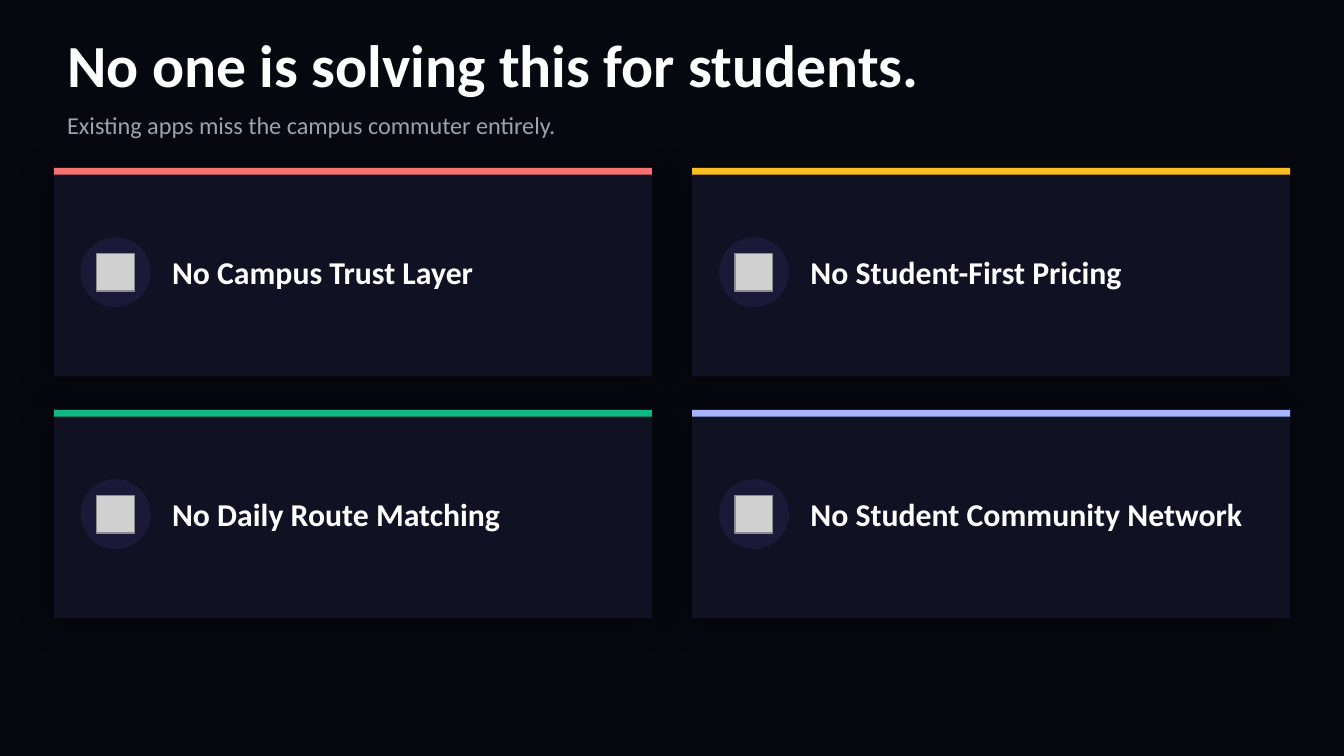
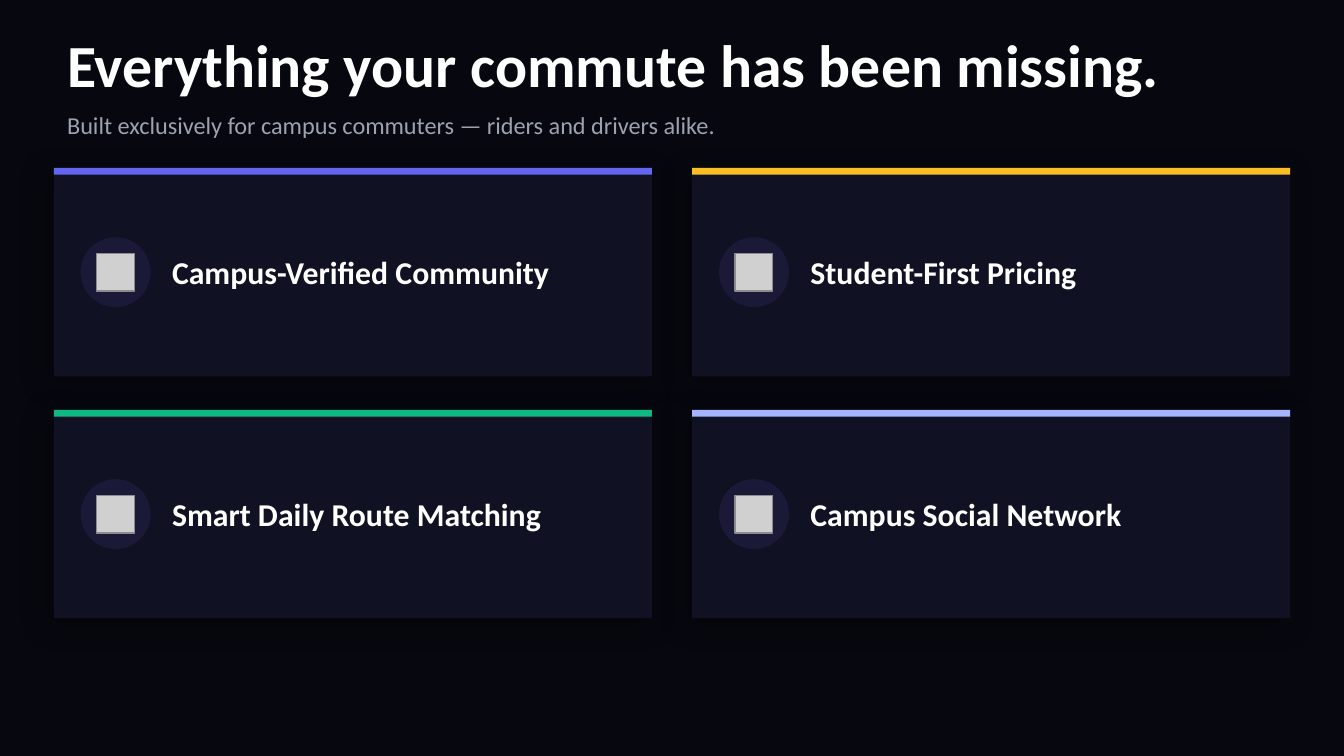
Before and after one commit to iOS-DC/Odyssey-labs-iOS-App, a slide deck: slide 6 of UniRide_Pitch.pptx (slide 5 before the commit). Drawn at 1344x756 pixels with LibreOffice and Linux fonts; fonts in the diff are those of the drawing; grey boxes stand for pictures. Boxes give left, top, right and bottom in pixels: in the first picture for what was removed or moved away, otherwise in the second. Text is boxed around its words. In the diff, an @@ line names an element or a change of style, - is before the commit and + after.

```diff
--- a/UniRide_Pitch.pptx
+++ b/UniRide_Pitch.pptx
@@ text at bbox=[67, 45, 1159, 97]: text changed @@
-No one is solving this for students.
+Everything your commute has been missing.
@@ text at bbox=[67, 117, 715, 138]: text changed @@
-Existing apps miss the campus commuter entirely.
+Built exclusively for campus commuters — riders and drivers alike.
@@ rectangle at bbox=[54, 168, 652, 175]: fill #F87171 to #6366F1 @@
@@ text at bbox=[172, 261, 548, 289]: text changed @@
-No Campus Trust Layer
+Campus-Verified Community
@@ text at bbox=[810, 261, 1076, 290]: text changed @@
-No Student-First Pricing
+Student-First Pricing
@@ text at bbox=[172, 503, 541, 532]: text changed @@
-No Daily Route Matching
+Smart Daily Route Matching
@@ text at bbox=[810, 503, 1122, 531]: text changed @@
-No Student Community Network
+Campus Social Network
```
Also in this commit, not shown: 3 other slides changed, 1 slide added, 4 other files.
